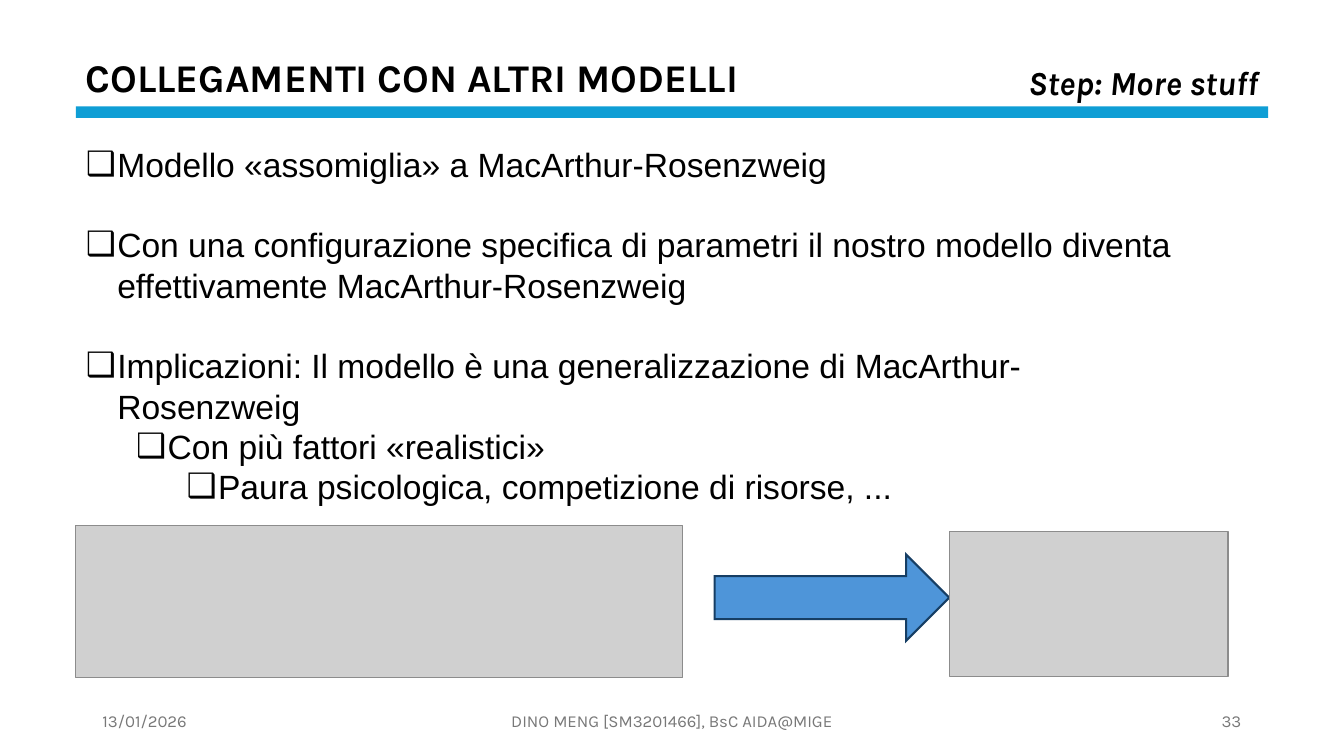
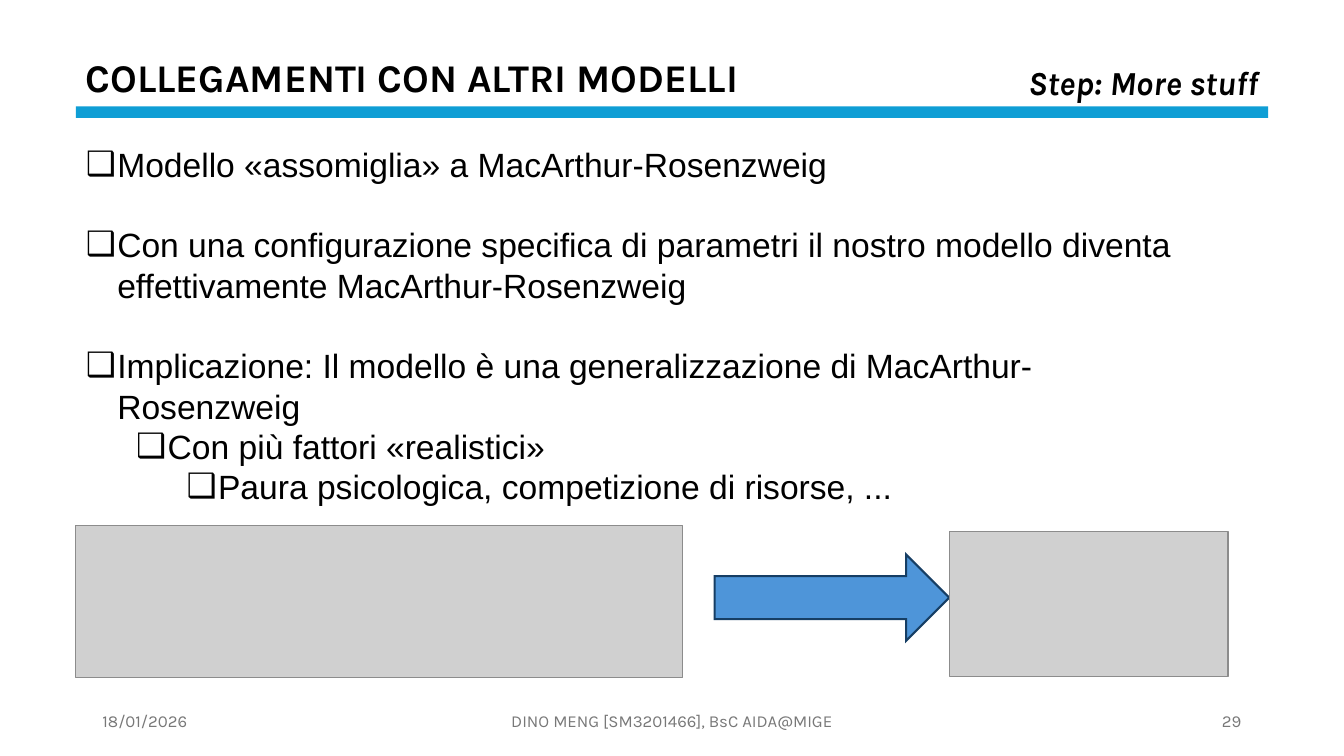
Before and after one commit to OdinMeng/AIDA-UNIVERSITY-NOTES-2025-2026, a slide deck: slide 29 of Complex Systems/project/PresentationPROJECTSM3201466.pptx (slide 33 before the commit). Drawn at 1344x756 pixels with LibreOffice and Linux fonts; fonts in the diff are those of the drawing; grey boxes stand for pictures. Boxes give left, top, right and bottom in pixels: in the first picture for what was removed or moved away, otherwise in the second. Text is boxed around its words. In the diff, an @@ line names an element or a change of style, - is before the commit and + after.

```diff
--- a/Complex Systems/project/PresentationPROJECTSM3201466.pptx
+++ b/Complex Systems/project/PresentationPROJECTSM3201466.pptx
@@ text at <box>117,353,1032,426</box>: text changed @@
-❑ Implicazioni: Il modello è una generalizzazione di MacArthur-Rosenzweig
+❑ Implicazione: Il modello è una generalizzazione di MacArthur-Rosenzweig
@@ text at <box>102,715,187,728</box>: text changed @@
-13/01/2026
+18/01/2026
@@ page number at <box>1222,716,1241,727</box>: text changed @@
-33
+29
```
Also in this commit, not shown: 39 other slides changed, 2 slides added, 7 slides removed, 5 other files.
